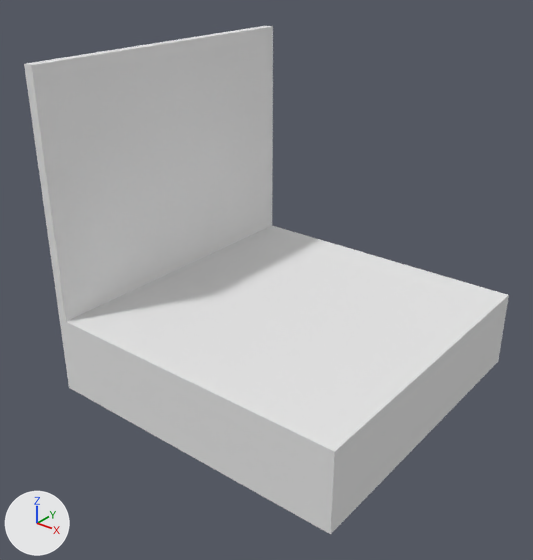
The OBJ model app/client/Contrib.Gate/Assets/Resources/Dungeon/001/005.obj: old version first, new version second.
Before and after are seen from a 50 mm camera at (38.9, -52.6, 42.6) aimed at (-0.7, -3.1, 11.9). Arrows for +X, +Y and +Z are at lower left; the lights stay in place. Where no turn or scale is listed for an object, it has been applied to the vertices. Vertices at the same position are counted once.

In view in the first picture: '005'.
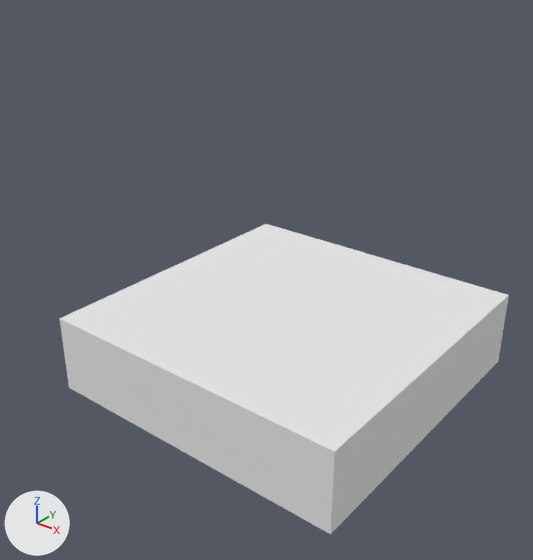
Pixel boxes (x1, y1, x2, y2) of what changed, in the pictures (533 x 560 px):
'005', reshaped (7% narrower, 39% shorter): before (24, 26, 509, 534); after (60, 224, 509, 534)
part 1 of me_005, built on: before (24, 26, 326, 325); after (60, 224, 326, 325)

Edits to the bpy script that builds the scene:
```text
Change me_005:
    used by ob_005; location = (0.0, 0.0, 0.0)
    remove me_005.from_pydata(...)  # 12 vertices, 20 faces; spans x -16.0..16.0, y -16.0..16.0, z 0.0..32.0
    add me_005.from_pydata(...)  # 144 vertices, 284 faces; spans x -16.0..16.0, y -16.0..16.0, z 0.0..8.0
    me_005 part 1
    6 vertices are removed from x -16.0..-15.0, y -16.0..16.0, z 8.0..32.0
    16 faces are deleted
    54 vertices are added at x -16.0..13.0, y -16.0..16.0, z 8.0
    44 new vertices lie (1.0, 0.0, 0.0) away from vertices in x -12.0..10.0, y -11.0..11.0, z 8.0
    40 new vertices lie (1.0, 0.0, 0.0) away from vertices in x -11.0..11.0, y -11.0..11.0, z 8.0
    280 new faces join them
```
